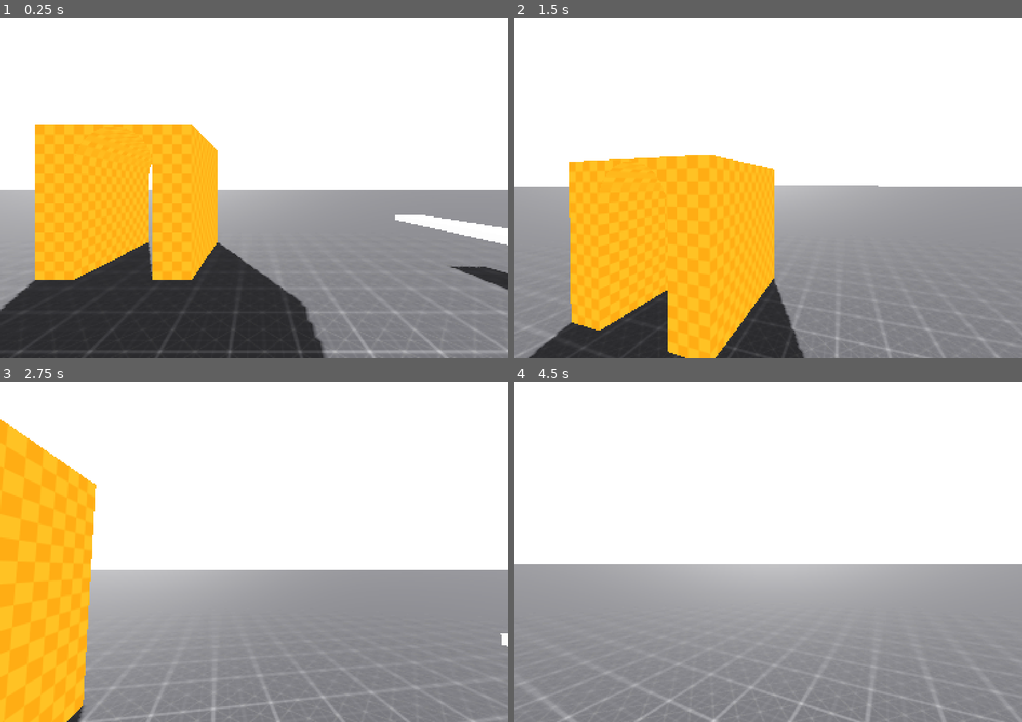
Above: before the commit, frames 1-4 (two rows, left to right).
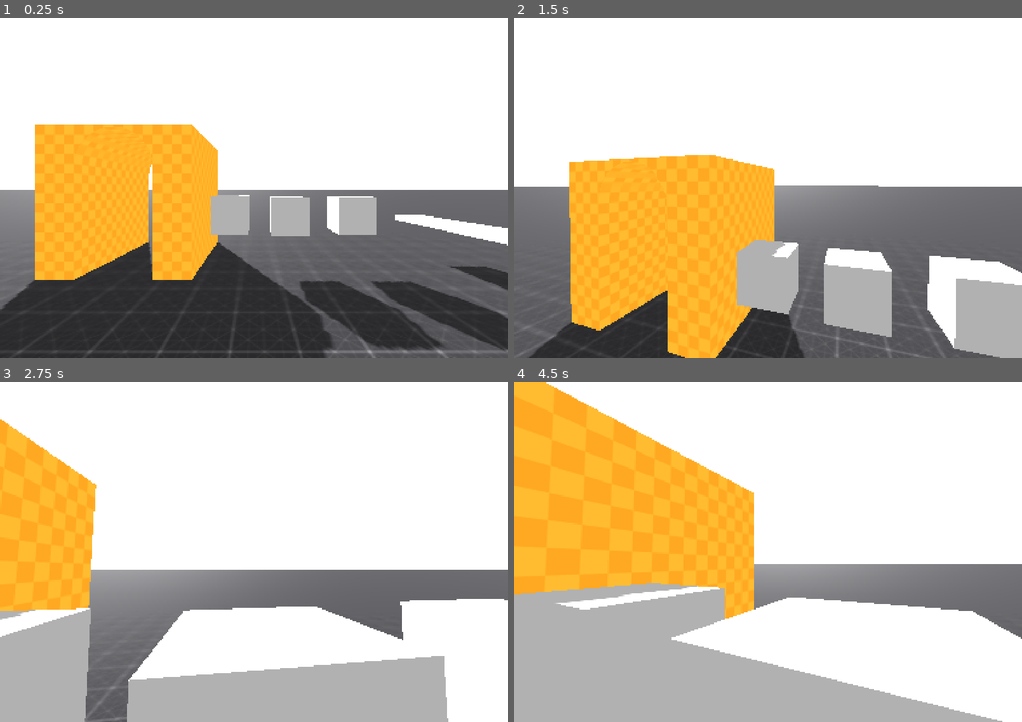
Above: after the commit, the same moments.

Repository: Sirpip91/default_testing_godot
Game: Godot game, scene res://world.tscn
The game is run twice, just before and just after one commit, with the same random seed, the same clock (stepped at 60 frames per second) and the same inputs. Before the commit the project starts from res://Scenes/world.tscn.
Inputs (mouse positions are in pixels of both pictures, inside the frame that each line leads up to):
- Up to frame 1 (0.25 s): no input
- Up to frame 2 (1.5 s): tap Enter at 0.5 s; move the mouse to (793, 188) at 0.52 s; hold W (up) from 0.53 s (still down); tap F (commit_choice, bound only after the commit) at 0.6 s; tap Space (jump) at 0.77 s; tap Q (preview_dark, bound only after the commit) at 0.8, 1.35 s; move the mouse to (742, 188) at 1.27 s
- Up to frame 3 (2.75 s): keep holding W (up); tap Space (jump) at 1.52 s; tap E (preview_light, bound only after the commit) at 1.55, 2.1 s; move the mouse to (264, 545) at 2.02 s; tap F (commit_choice, bound only after the commit) at 2.3 s
- Up to frame 4 (4.5 s): keep holding W (up); move the mouse to (762, 558) at 2.77 s; tap Shift (sprint) at 2.85 s; tap Space (jump) at 3.02, 3.77 s; tap Q (preview_dark, bound only after the commit) at 3.05, 4.35 s; move the mouse to (803, 555) at 3.52 s; tap F (commit_choice, bound only after the commit) at 3.6 s; tap E (preview_light, bound only after the commit) at 3.8 s; move the mouse to (727, 548) at 4.27 s

The runs differ from the first frame. In frame 1, 23% of the frame differs, in the area x 0-100%, y 50-100%; in frame 2, 30%; in frame 3, 42%; in frame 4, 61%, in the area x 0-100%, y 0-100%.

Commit message:
Light and Dark Interaction Settings Global Variables

Diff:
--- /dev/null
+++ b/Button.tscn
@@ -0,0 +1,16 @@
+[gd_scene load_steps=4 format=3 uid="uid://5vp2nsrdayaf"]
+
+[ext_resource type="Script" uid="uid://b0v4fjk5krkyi" path="res://Interact/interactable.gd" id="1_nhor4"]
+
+[sub_resource type="BoxMesh" id="BoxMesh_lwy4x"]
+
+[sub_resource type="BoxShape3D" id="BoxShape3D_nhor4"]
+
+[node name="Button" type="StaticBody3D"]
+script = ExtResource("1_nhor4")
+
+[node name="MeshInstance3D" type="MeshInstance3D" parent="."]
+mesh = SubResource("BoxMesh_lwy4x")
+
+[node name="CollisionShape3D" type="CollisionShape3D" parent="."]
+shape = SubResource("BoxShape3D_nhor4")
--- /dev/null
+++ b/Interact/InteractRay.tscn
@@ -0,0 +1,8 @@
+[gd_scene load_steps=2 format=3 uid="uid://uycil1rmsca4"]
+
+[ext_resource type="Script" uid="uid://daikmbtbwrl84" path="res://Interact/interact_ray.gd" id="1_4xggc"]
+
+[node name="InteractRay" type="RayCast3D"]
+target_position = Vector3(0, 0, -4)
+collision_mask = 0
+script = ExtResource("1_4xggc")
--- /dev/null
+++ b/Interact/interact_ray.gd
@@ -0,0 +1,42 @@
+extends RayCast3D
+@onready var InteractText = $Label
+
+# Set colors
+var default_color = Color.WHITE
+var dark_color = Color(0.6, 0, 0.8)   # purple
+var light_color = Color(1, 1, 0)      # yellow
+
+func _physics_process(_delta):
+	if is_colliding():
+		var target = get_collider()
+		if target is Interactable:
+			# --- Show current alignment option ---
+			if Alignment.current == "Light":
+				InteractText.text = "Light Option: " + target.light_message
+				InteractText.modulate = light_color
+			else: # Dark
+				InteractText.text = "Dark Option: " + target.dark_message
+				InteractText.modulate = dark_color
+
+			# --- Commit Choice ---
+			if Input.is_action_just_pressed("commit_choice"):
+				if Alignment.current == "Light":
+					target.light_action(owner)
+					Alignment.add_point()
+					owner.committed_choice = "Light"
+				else:
+					target.dark_action(owner)
+					Alignment.add_point()
+					owner.committed_choice = "Dark"
+
+				# Reset text after commit
+				InteractText.text = ""
+				InteractText.modulate = default_color
+		else:
+			# Colliding but not interactable
+			InteractText.text = ""
+			InteractText.modulate = default_color
+	else:
+		# Raycast not colliding
+		InteractText.text = ""
+		InteractText.modulate = default_color
--- /dev/null
+++ b/Interact/interactable.gd
@@ -0,0 +1,13 @@
+extends CollisionObject3D
+class_name Interactable
+
+@export var light_message = "Light Path"
+@export var dark_message = "Dark Path"
+
+func light_action(body):
+	print(body.name, " chose LIGHT on ", name)
+	# Example: spawn key, reveal clue, unlock door
+
+func dark_action(body):
+	print(body.name, " chose DARK on ", name)
+	# Example: smash door, shortcut, trigger shadow
--- a/Player/player.tscn
+++ b/Player/player.tscn
@@ -2,7 +2,7 @@
 
 [ext_resource type="Script" uid="uid://c1fihrgmtwikr" path="res://Scripts/player.gd" id="1_l8h54"]
 [ext_resource type="PackedScene" uid="uid://ee1a8mhck3px" path="res://UI/pause_menu.tscn" id="2_4ntmi"]
-[ext_resource type="PackedScene" uid="uid://uycil1rmsca4" path="res://environment/InteractRay.tscn" id="2_gwnis"]
+[ext_resource type="PackedScene" uid="uid://uycil1rmsca4" path="res://Interact/InteractRay.tscn" id="2_gwnis"]
 
 [sub_resource type="CapsuleMesh" id="CapsuleMesh_xc2g5"]
 
--- a/Scripts/player.gd
+++ b/Scripts/player.gd
@@ -20,8 +20,12 @@
 
 @onready var head = $Head
 @onready var camera = $Head/Camera3D
-@onready var InteractRay = $Head/Camera3D/InteractRay
-@onready var InteractText = $Head/Camera3D/InteractRay/Label
+
+var preview_choice: String = ""   # "Light", "Dark", or ""
+var committed_choice: String = "" # what was last committed
+
+# you can later use committed_choice for alignment tracking
+
 func _ready():
 	Input.set_mouse_mode(Input.MOUSE_MODE_CAPTURED)
 
@@ -41,12 +45,11 @@
 
 
 func _physics_process(delta):
-	InteractText.text = ""
 
-	if InteractRay.is_colliding():
-		var target = InteractRay.get_collider()
-		InteractText.text = "Touching " + target.name
-
+	if Input.is_action_just_pressed("preview_dark"):
+		Alignment.set_dark()
+	elif Input.is_action_just_pressed("preview_light"):
+		Alignment.set_light()
 	# Add the gravity.
 	if not is_on_floor():
 		velocity.y -= gravity * delta
--- /dev/null
+++ b/Settings/Alignment.gd
@@ -0,0 +1,28 @@
+extends Node
+
+# Current player alignment: "Light" or "Dark"
+var current: String = "Light"
+
+# Optional: track history or points for endings
+var light_points: int = 0
+var dark_points: int = 0
+
+# Switch alignment
+func set_light():
+	current = "Light"
+
+func set_dark():
+	current = "Dark"
+
+func add_point():
+	if current == "Light":
+		light_points += 1
+	else:
+		dark_points += 1
+
+"""Now, any script in the project can check the player’s alignment via
+if Alignment.current == "Light":
+	# Do Light behavior
+else:
+	# Do Dark behavior
+"""
--- a/environment/InteractRay.tscn
+++ /dev/null
@@ -1,5 +0,0 @@
-[gd_scene format=3 uid="uid://uycil1rmsca4"]
-
-[node name="InteractRay" type="RayCast3D"]
-target_position = Vector3(0, 0, -4)
-collision_mask = 0
--- a/environment/env.tres
+++ b/environment/env.tres
@@ -7,10 +7,8 @@
 ssao_enabled = true
 sdfgi_enabled = true
 sdfgi_energy = 0.7
-volumetric_fog_enabled = true
 volumetric_fog_density = 0.0115
 volumetric_fog_length = 500.0
-adjustment_enabled = true
 adjustment_brightness = 1.02
 adjustment_contrast = 0.99
 adjustment_saturation = 1.12
--- a/project.godot
+++ b/project.godot
@@ -13,6 +13,10 @@
 config/name="Deafault_Testing"
 run/main_scene="uid://cmjwuf0fbd55x"
 config/features=PackedStringArray("4.4", "Forward Plus")
+
+[autoload]
+
+Alignment="*res://Settings/Alignment.gd"
 
 [display]
 
@@ -57,6 +61,21 @@
 "events": [Object(InputEventKey,"resource_local_to_scene":false,"resource_name":"","device":-1,"window_id":0,"alt_press …(195 unchanged characters)…
 ]
 }
+commit_choice={
+"deadzone": 0.2,
+"events": [Object(InputEventKey,"resource_local_to_scene":false,"resource_name":"","device":-1,"window_id":0,"alt_pressed":false,"shift_pressed":false,"ctrl_pressed":false,"meta_pressed":false,"pressed":false,"keycode":0,"physical_keycode":70,"key_label":0,"unicode":102,"location":0,"echo":false,"script":null)
+]
+}
+preview_dark={
+"deadzone": 0.2,
+"events": [Object(InputEventKey,"resource_local_to_scene":false,"resource_name":"","device":-1,"window_id":0,"alt_pressed":false,"shift_pressed":false,"ctrl_pressed":false,"meta_pressed":false,"pressed":false,"keycode":0,"physical_keycode":81,"key_label":0,"unicode":113,"location":0,"echo":false,"script":null)
+]
+}
+preview_light={
+"deadzone": 0.2,
+"events": [Object(InputEventKey,"resource_local_to_scene":false,"resource_name":"","device":-1,"window_id":0,"alt_pressed":false,"shift_pressed":false,"ctrl_pressed":false,"meta_pressed":false,"pressed":false,"keycode":0,"physical_keycode":69,"key_label":0,"unicode":101,"location":0,"echo":false,"script":null)
+]
+}
 
 [physics]
 
--- a/Scenes/world.tscn
+++ b/world.tscn
@@ -1,10 +1,11 @@
-[gd_scene load_steps=11 format=3 uid="uid://cmjwuf0fbd55x"]
+[gd_scene load_steps=12 format=3 uid="uid://cmjwuf0fbd55x"]
 
 [ext_resource type="Texture2D" uid="uid://cqbbsm1tkg10o" path="res://grids/Dark/texture_04.png" id="1_5a7ea"]
 [ext_resource type="Material" uid="uid://rs5vqtqo7rqv" path="res://grids/orange_grid.tres" id="2_8j60k"]
 [ext_resource type="Environment" uid="uid://gooswd2iflgn" path="res://environment/env.tres" id="3_fo5ed"]
 [ext_resource type="PackedScene" uid="uid://bcfd2rsqnbiyu" path="res://Player/player.tscn" id="4_8j60k"]
 [ext_resource type="Script" uid="uid://cbajs0qqvegql" path="res://Scenes/static_body_3d.gd" id="4_fo5ed"]
+[ext_resource type="PackedScene" uid="uid://5vp2nsrdayaf" path="res://Button.tscn" id="6_5ukr8"]
 
 [sub_resource type="StandardMaterial3D" id="StandardMaterial3D_dwbse"]
 albedo_texture = ExtResource("1_5a7ea")
@@ -91,3 +92,14 @@
 
 [node name="Player" parent="." instance=ExtResource("4_8j60k")]
 transform = Transform3D(1, 0, 0, 0, 1, 0, 0, 0, 1, -0.699647, 0.028186, 1.1599)
+
+[node name="Button" parent="." instance=ExtResource("6_5ukr8")]
+transform = Transform3D(1, 0, 0, 0, 1, 0, 0, 0, 1, 0.305271, 1.61726, -5.20031)
+light_message = "Light Option: Search for key"
+dark_message = "Dark Option: Kick it open"
+
+[node name="Button2" parent="." instance=ExtResource("6_5ukr8")]
+transform = Transform3D(1, 0, 0, 0, 1, 0, 0, 0, 1, -1.30379, 1.64736, -5.2091)
+
+[node name="Button3" parent="." instance=ExtResource("6_5ukr8")]
+transform = Transform3D(1, 0, 0, 0, 1, 0, 0, 0, 1, 2.08644, 1.6393, -5.19899)
Renamed: environment/interact_ray.gd.uid -> Interact/interact_ray.gd.uid
Not shown, added: Interact/interactable.gd.uid
Not shown, added: Settings/Alignment.gd.uid
Empty file removed: environment/interact_ray.gd
